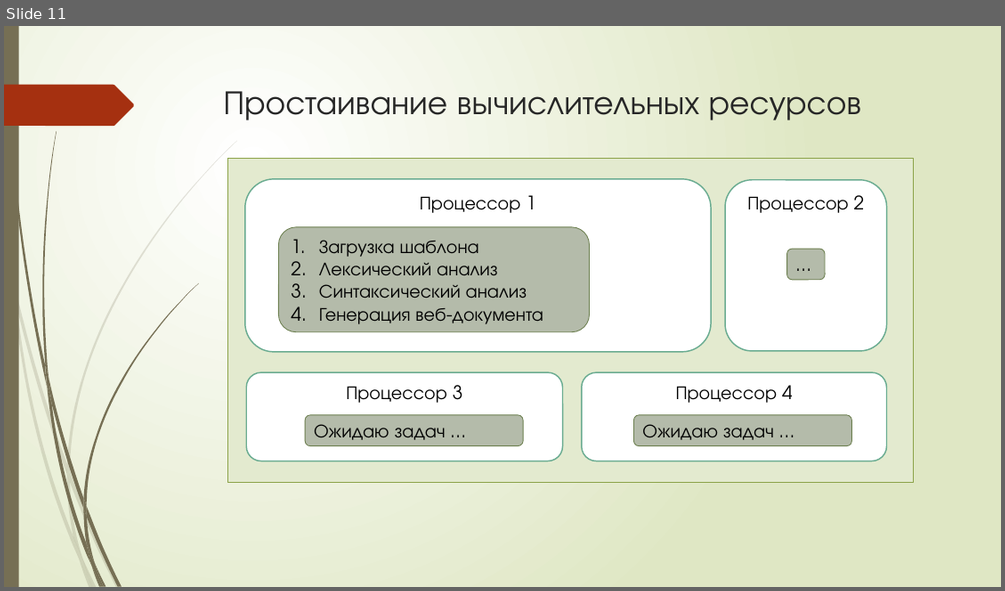
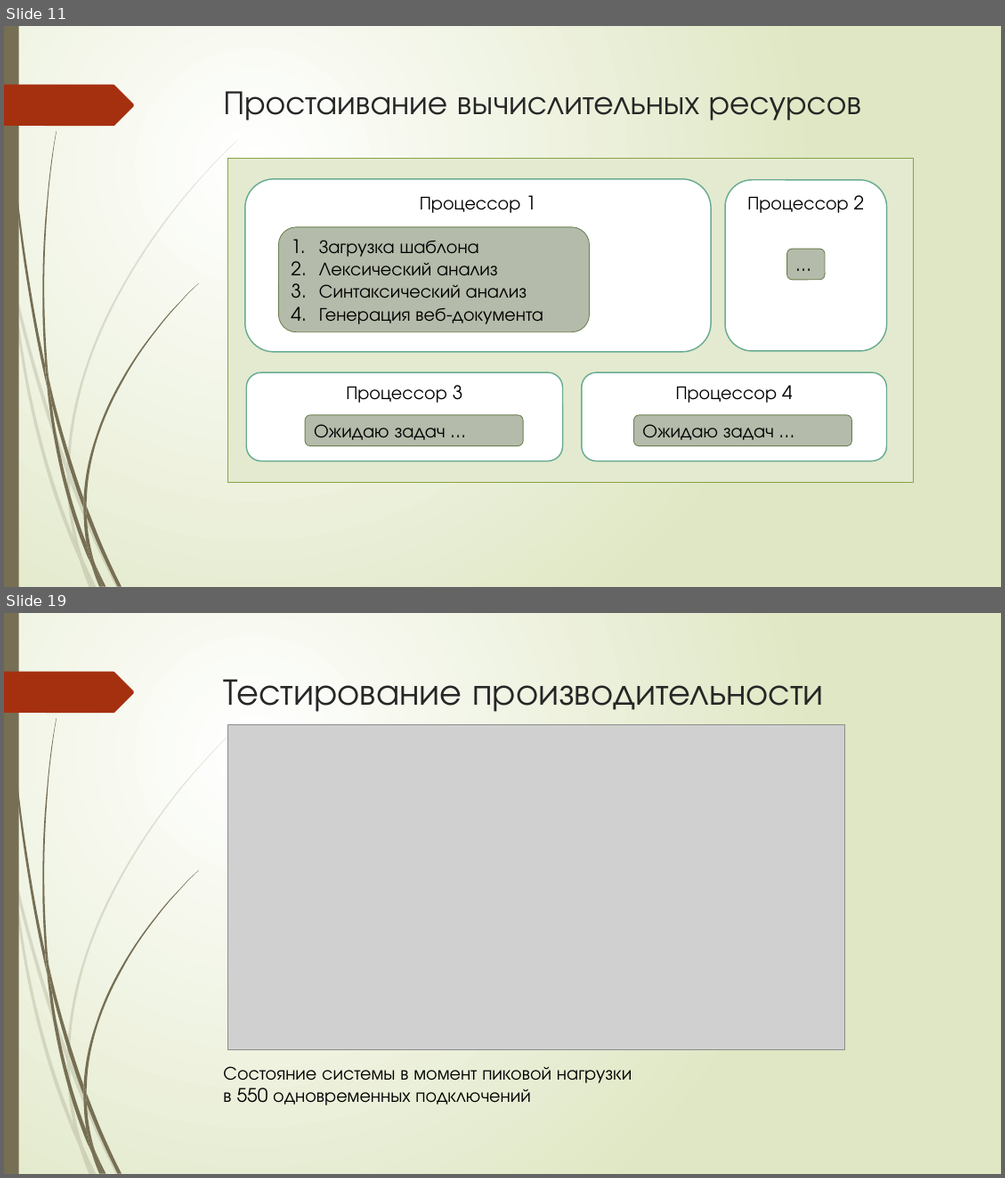
Before and after one commit to bobs4462/tachyon, a slide deck: docs/Презентация ВКР.pptx. Shown one above the other, each under a label of ours: slide 11 before the commit, slides 11 and 19 after it; the slides between them are not shown. The pictures are 1005x591 and 1005x1178 pixels, drawn with LibreOffice and Linux fonts; fonts in the diff are those of the drawing; grey boxes stand for pictures. Boxes give left, top, right and bottom in pixels: in the first picture for what was removed or moved away, otherwise in the second. Text is boxed around its words. In the diff, an @@ line names an element or a change of style, - is before the commit and + after.

```diff
--- a/docs/Презентация ВКР.pptx
+++ b/docs/Презентация ВКР.pptx
@@ slide 19 added at [4, 613, 1001, 1174], background gradient #FFFFFF to #DFE8C4; not listed: 24 template elements that a slide beside it also shows @@
@@ title added at [224, 679, 824, 712], 36 pt, text #262626 @@
+Тестирование производительности
@@ picture added at [227, 724, 844, 1049] @@
@@ text added at [223, 1066, 631, 1105], 18 pt, text #000000 @@
+Состояние системы в момент пиковой нагрузки
+в 550 одновременных подключений
```
Also in this commit, not shown: 3 slides changed, 4 other slides added, 1 slide removed.
